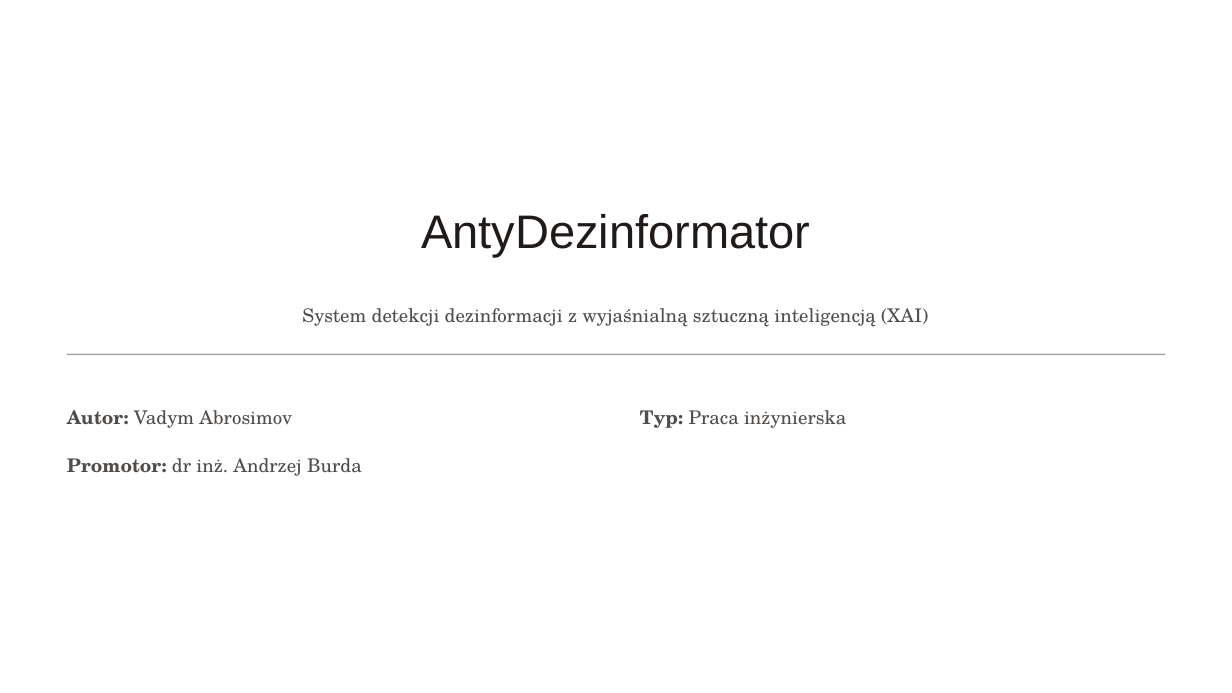
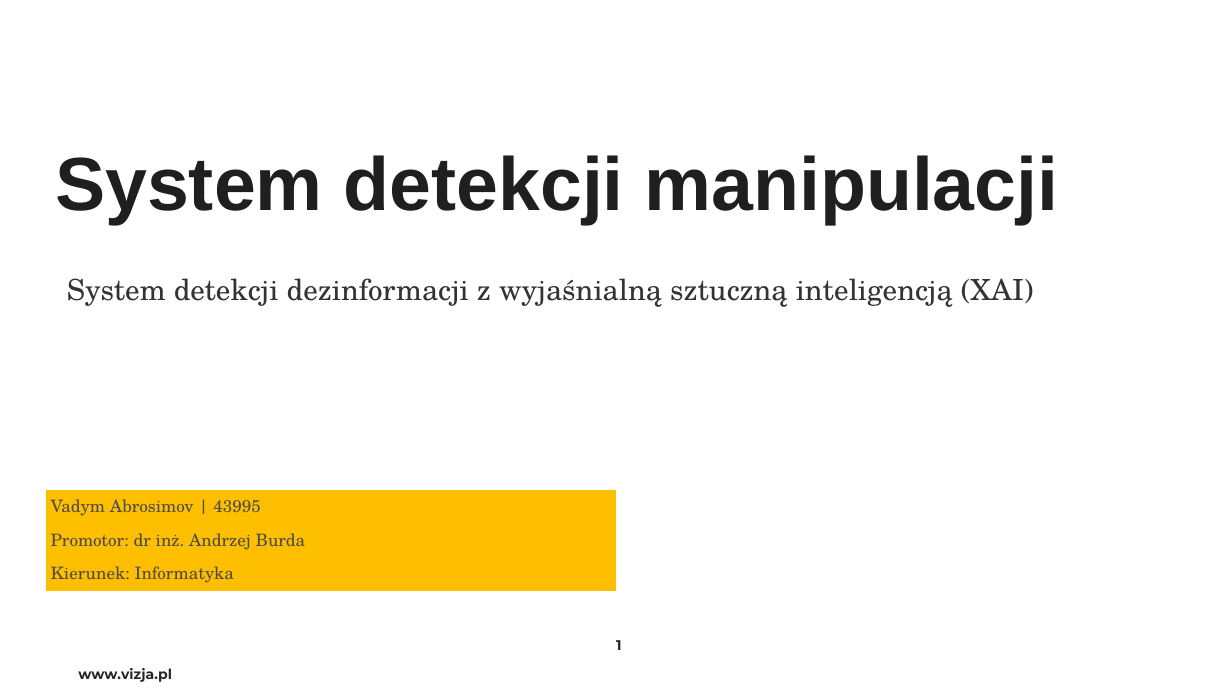
Before and after one commit to vp-1591/projekt-inzynierski, a slide deck: slide 1 of documentation/Projekt_43995.pptx. Drawn at 1232x693 pixels with LibreOffice and Linux fonts; fonts in the diff are those of the drawing; background and template pictures are left out. Boxes give left, top, right and bottom in pixels: in the first picture for what was removed or moved away, otherwise in the second. Text is boxed around its words. In the diff, an @@ line names an element or a change of style, - is before the commit and + after.

```diff
--- a/documentation/Projekt_43995.pptx
+++ b/documentation/Projekt_43995.pptx
@@ text added at bbox=[55, 155, 1059, 225], 44 pt, text #1F1F1F, bold @@
+System detekcji manipulacji
@@ text removed at bbox=[421, 214, 810, 258] @@
-AntyDezinformator
@@ text "System detekcji dezinformacji z wyjaśnialną ...": place and size @@
-text "System detekcji dezinformacji z wyjaśnialną ..." at bbox=[302, 308, 928, 327]
+text "System detekcji dezinformacji z wyjaśnialną ..." at bbox=[67, 278, 1034, 307]
@@ text "System detekcji dezinformacji z wyjaśnialną ..." at bbox=[67, 278, 1034, 307]: size 11 to 17 pt, text colour #504C49 to #333333; alignment centre to left; line spacing 17.5pt to 1 @@
@@ rectangle removed at bbox=[67, 354, 1164, 355] @@
@@ text removed at bbox=[67, 410, 292, 428] @@
-Autor: Vadym Abrosimov
@@ text removed at bbox=[640, 410, 846, 428] @@
-Typ: Praca inżynierska
@@ rectangle added at bbox=[47, 490, 616, 591], fill #FEBF00 @@
@@ text at bbox=[51, 499, 260, 516]: paragraph added @@
+Vadym Abrosimov | 43995
@@ text "Vadym Abrosimov | 43995": place and size @@
-text "Vadym Abrosimov | 43995" at bbox=[67, 458, 362, 476]
+text "Vadym Abrosimov | 43995" at bbox=[51, 499, 306, 583]
@@ text at bbox=[51, 533, 306, 550]: size 11 to 10 pt in "Promotor: dr inż. Andrzej Burda"; bold off in "Promotor:"; line spacing 17.5pt to 1; more space between paragraphs @@
@@ text at bbox=[51, 566, 234, 583]: paragraph added @@
+Kierunek: Informatyka
@@ page number added at bbox=[616, 640, 621, 650], 8.2 pt, text #262626, bold @@
+1
@@ text added at bbox=[78, 668, 172, 682], 8.2 pt, text #262626, bold @@
+www.vizja.pl
```
Also in this commit, not shown: 5 other slides changed, 1 slide added, 4 other files.
